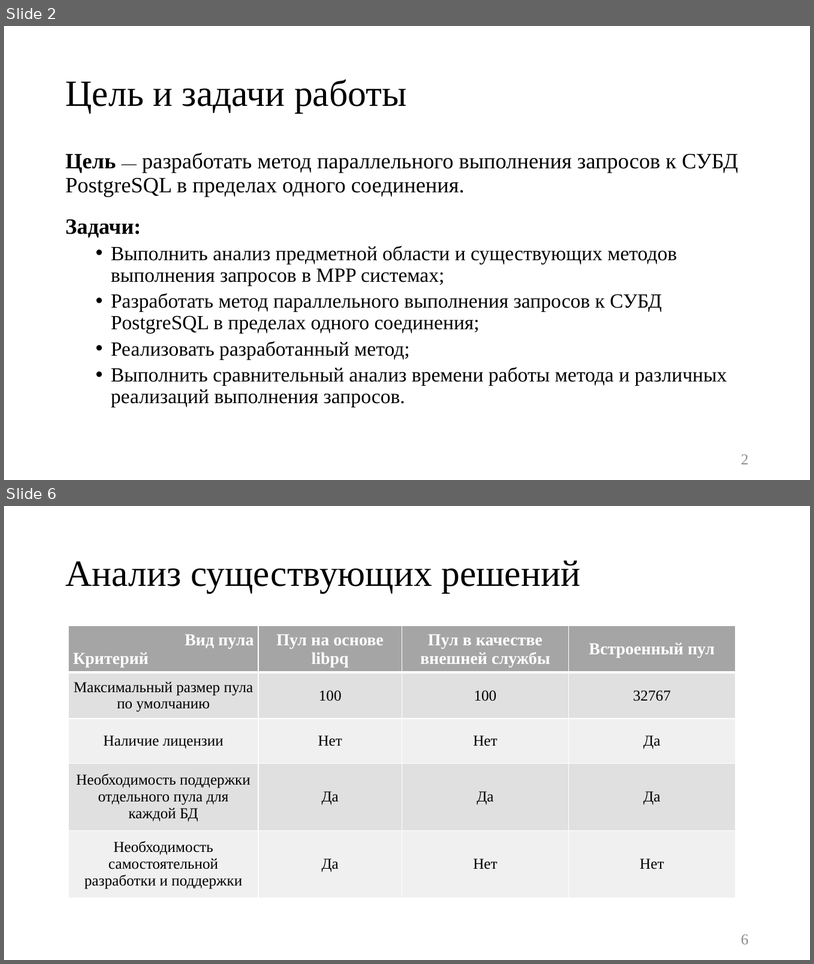
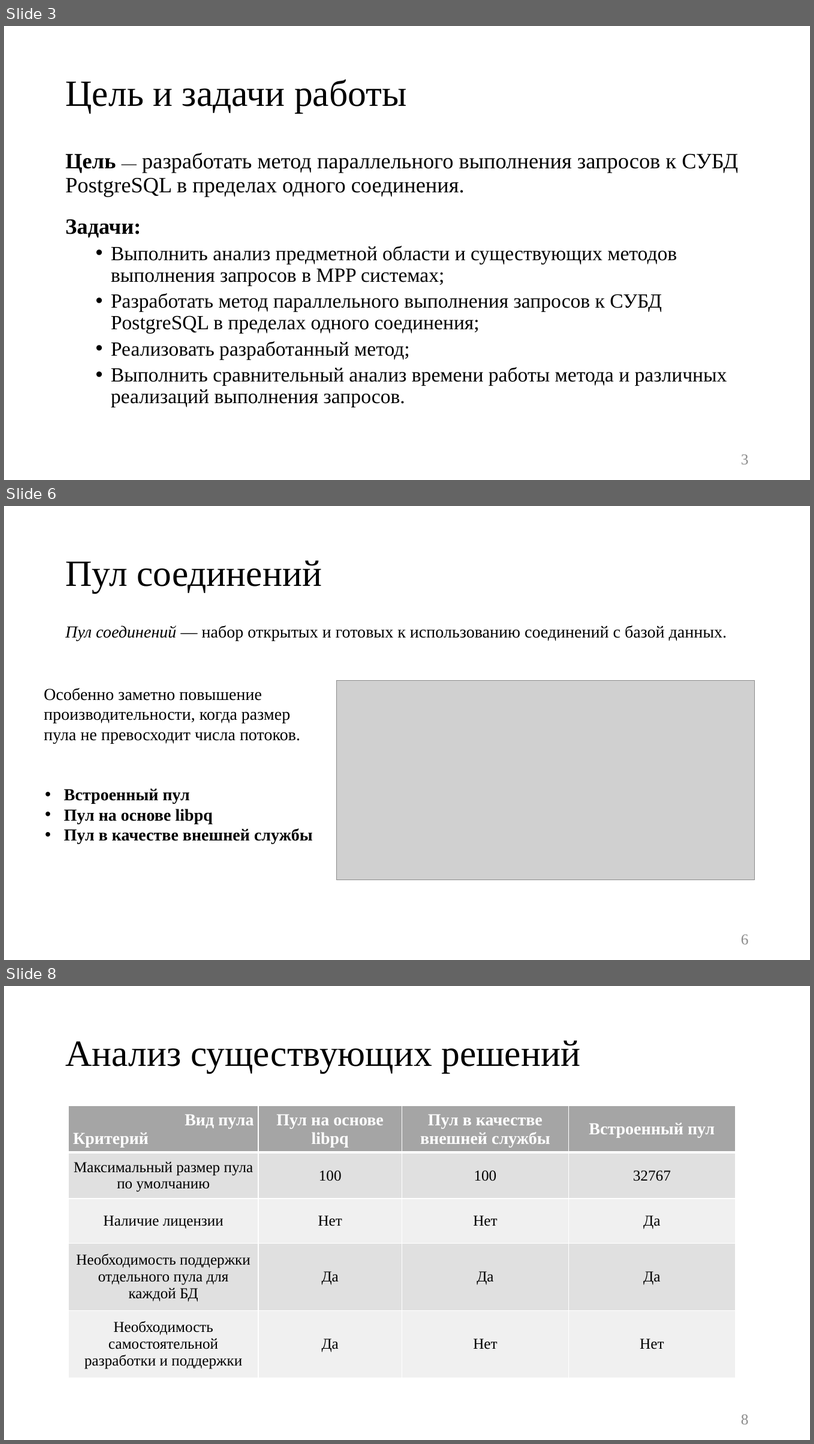
Before and after one commit to platosha-git/Diplom-theory, a slide deck: Презентация.pptx. Shown one above the other, each under a label of ours: slides 2 and 6 before the commit, slides 3, 6 and 8 after it; the slides between them are not shown. The pictures are 814x964 and 814x1444 pixels, drawn with LibreOffice and Linux fonts; fonts in the diff are those of the drawing; grey boxes stand for pictures. Boxes give left, top, right and bottom in pixels: in the first picture for what was removed or moved away, otherwise in the second. Text is boxed around its words. In the diff, an @@ line names an element or a change of style, - is before the commit and + after.

```diff
--- a/Презентация.pptx
+++ b/Презентация.pptx
@@ slide 6 added at [4, 506, 810, 960], background #FFFFFF @@
@@ title added at [65, 561, 322, 592], 44 pt, text #000000 @@
+Пул соединений
@@ text added at [65, 625, 728, 640], 20 pt, text #000000 @@
+Пул соединений — набор открытых и готовых к использованию соединений с базой данных.
@@ picture added at [337, 680, 755, 880] @@
@@ text added at [44, 688, 300, 743], 20 pt, text #000000 @@
+Особенно заметно повышение производительности, когда размер пула не превосходит числа потоков.
@@ text added at [64, 788, 313, 844], 20 pt, text #000000, bold @@
+• Встроенный пул
+• Пул на основе libpq
+• Пул в качестве внешней службы
@@ page number added at [741, 934, 749, 944], 18 pt, text #8C8C8C @@
+6
@@ what was slide 2 is now slide 3 @@
@@ page number at [741, 454, 749, 464]: text changed @@
-2
+3
@@ what was slide 6 is now slide 8 @@
@@ page number at [741, 1414, 749, 1424]: text changed @@
-6
+8
```
Also in this commit, not shown: 10 slides changed, 1 other slide added, 25 other files.
